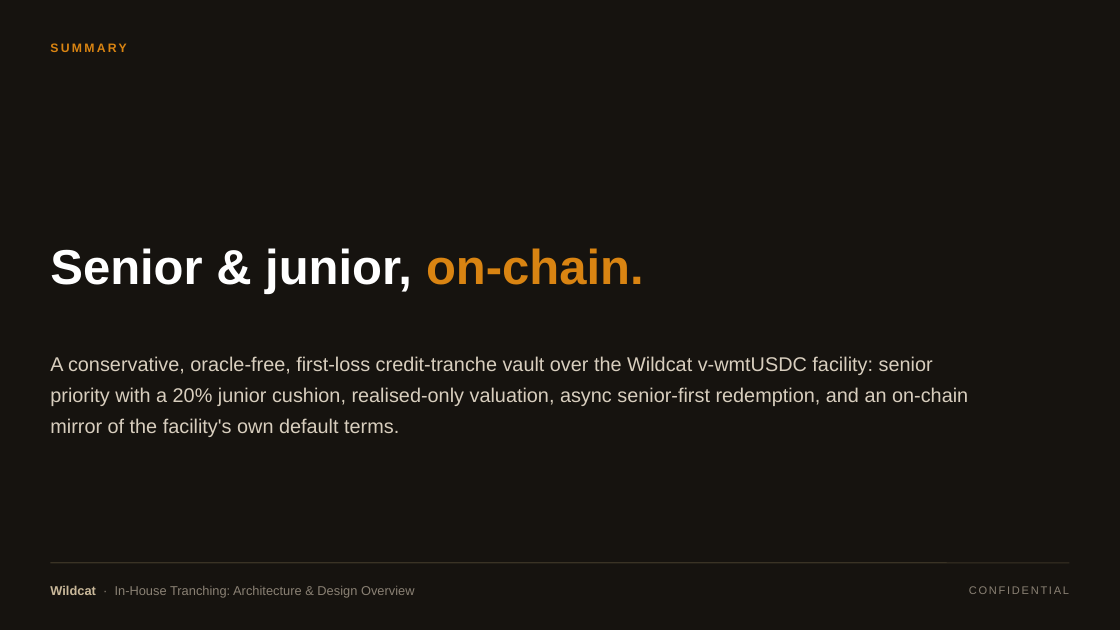
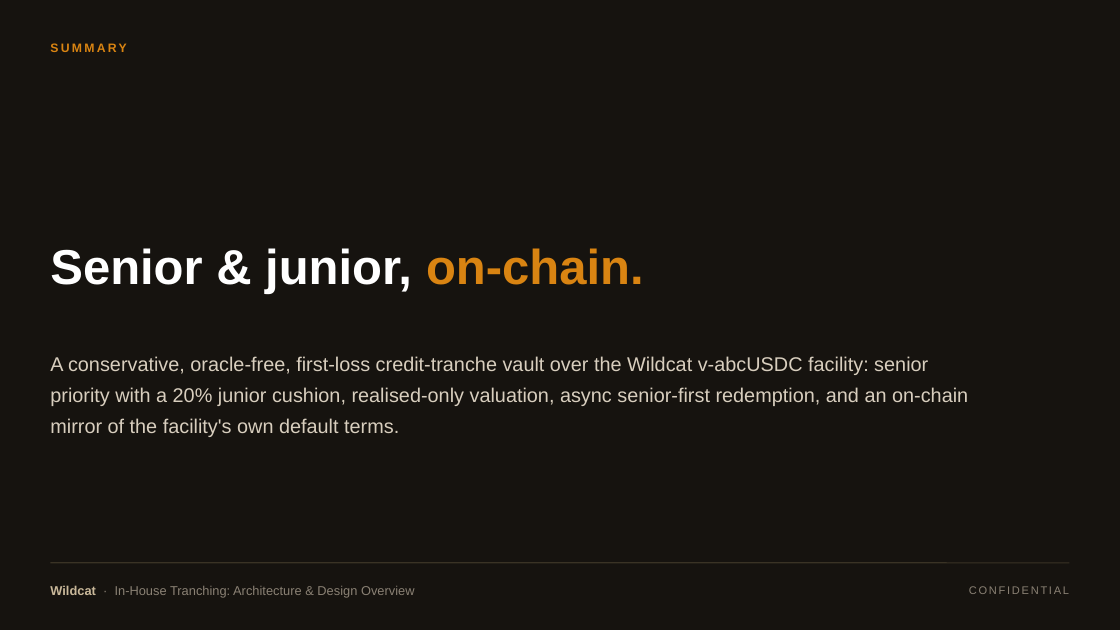
Before and after one commit to wildcat-finance/wildcat-tranching, a slide deck: slide 7 of deck/Wildcat-Tranching-Architecture-Deck.pptx. Drawn at 1120x630 pixels with LibreOffice and Linux fonts; fonts in the diff are those of the drawing. Boxes give left, top, right and bottom in pixels: in the first picture for what was removed or moved away, otherwise in the second. Text is boxed around its words. In the diff, an @@ line names an element or a change of style, - is before the commit and + after.

```diff
--- a/deck/Wildcat-Tranching-Architecture-Deck.pptx
+++ b/deck/Wildcat-Tranching-Architecture-Deck.pptx
@@ text at (50, 356, 968, 437): text changed @@
-A conservative, oracle-free, first-loss credit-tranche vault over the Wildcat v-wmtUSDC facility: senior priority with a 20% junior cushion, realised-only valuation, async senior-first redemption, and an on-chain mirror of the facility's own default terms.
+A conservative, oracle-free, first-loss credit-tranche vault over the Wildcat v-abcUSDC facility: senior priority with a 20% junior cushion, realised-only valuation, async senior-first redemption, and an on-chain mirror of the facility's own default terms.
```
Also in this commit, not shown: 4 other slides changed, 15 other files.
